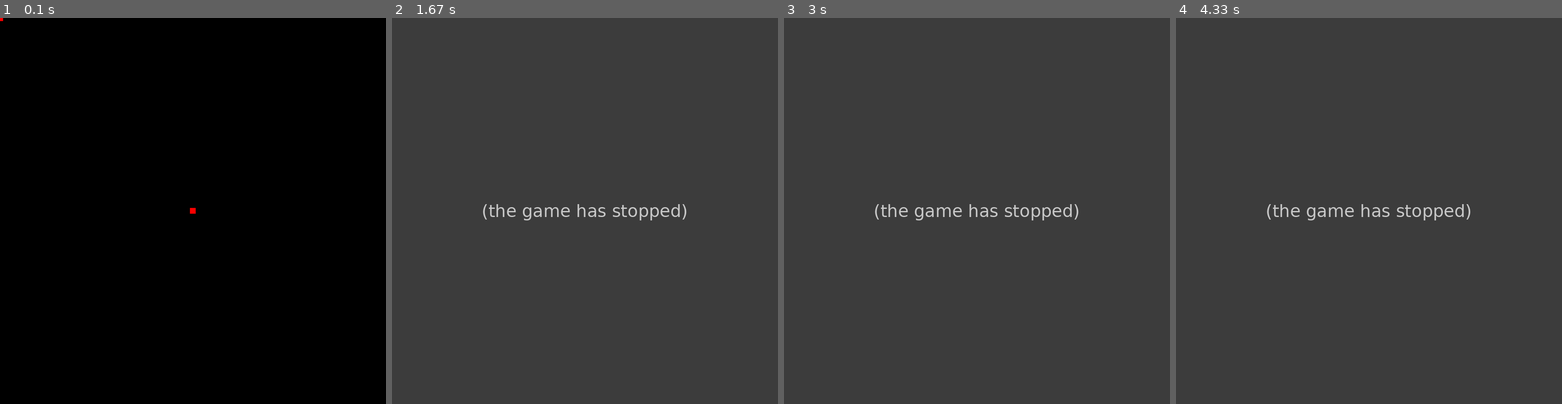
Above: before the commit, frames 1-4 (left to right).
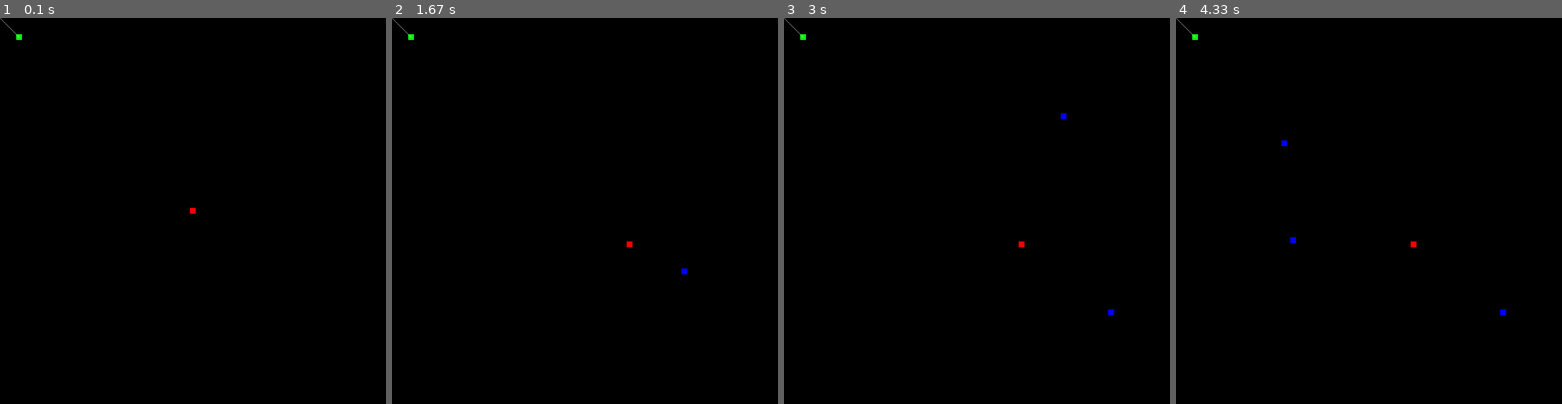
Above: after the commit, the same moments.

Repository: SPYunderscore08/pygame-curves
Game: pygame game, started from main.py
The game is run twice, just before and just after one commit, with the same random seed, the same clock (stepped at 60 frames per second) and the same inputs.
Inputs (mouse positions are in pixels of both pictures, inside the frame that each line leads up to):
- Up to frame 1 (0.1 s): no input
- Up to frame 2 (1.67 s): click (585, 211) at 0.38 s; press the mouse at (585, 211) at 0.7 s; move the mouse to (608, 226) at 0.8 s; release the mouse at (631, 245) at 0.93 s; right-click (685, 272) at 1.55 s
- Up to frame 3 (3 s): press the mouse at (1077, 272) at 1.87 s; move the mouse to (1092, 292) at 1.97 s; release the mouse at (1112, 311) at 2.1 s; right-click (1061, 114) at 2.72 s
- Up to frame 4 (4.33 s): press the mouse at (1453, 114) at 3.03 s; move the mouse to (1369, 129) at 3.13 s; release the mouse at (1284, 141) at 3.27 s; right-click (1291, 241) at 4.05 s

The runs differ from the first frame. In frame 1, less than 0.1% of the frame differs, in the area x 0-6%, y 0-6%; in frame 2, 100%, in the area x 0-100%, y 0-100%; in frame 3, 100%; in frame 4, 100%.
Before the commit the program exited at 1.55 s; later frames show no game.

Commit message:
rewrote Point class to enable true reference programming

Diff:
--- a/Color.py
+++ b/Color.py
@@ -1,4 +1,5 @@
 WHITE = (255, 255, 255)
 BlACK = (0, 0, 0)
 RED = (255, 0, 0)
+GREEN = (0, 255, 0)
 BLUE = (0, 0, 255)
--- a/Path.py
+++ b/Path.py
@@ -8,30 +8,37 @@
         self.node_vicinity = node_vicinity
         self.nodes = [self.start, self.end]
 
-    def calculate_path(self, precision: int) -> list: # percentual change; ratio is the parameter
-        start_to_end_x = self.end.position.x - self.start.position.x
-        start_to_end_y = self.end.position.y - self.start.position.y
-        calculation_vector = Vector(Point(start_to_end_x * precision, start_to_end_y * precision), self.start.position)
+    def calculate_path(self, precision: float) -> list: # percentual change; ratio is the parameter
+        percent_per_node = len(self.nodes) - 1
+        vector_list = []
+        forces = [] * percent_per_node
+        calculation_point = self.nodes[0].position
+        calculation_vector = Vector(Point(0, 0), Point(0, 0))
+        """
+        for count in range(precision):
+            calculation_vector = Vector(Point(0, 0), Point(0, 0))
+            for node in self.nodes[2:]:
+                calculation_vector.add(node.position.multiply(Point(count, count)))
 
-        line_list = []
+            vector_list.append(calculation_vector)
+        """
 
-        precision_counter = 0
+        calculation_point = self.nodes[0].position
+        calculation_vector = Vector(Point(0, 0), calculation_point)
 
-        while precision_counter < precision:
+        vector_list.append(
+            calculation_vector
+        )
 
-            for node in self.nodes:
-                calculation_vector.add(Point((node.position.x - calculation_vector.location.x) * precision, (node.position.y - calculation_vector.location.y) * precision))
+        return vector_list
 
-            calculation_vector.add(Point(precision, precision))
+    """
+    for _ in range(100):
+        vector.components reset to 0
 
-            line_list.append(
-                (
-                    calculation_vector.location.to_tuple(),
-                    calculation_vector.components.to_tuple()
-                )
-            )
+        for node in nodes:
+            vector.components add with (node.position - vector.location multiply with "precision")
 
-            calculation_vector.location = calculation_vector.components
-            precision_counter += 1
+        vector.location add with vector.components
 
-        return line_list
+    """
--- a/Point.py
+++ b/Point.py
@@ -7,13 +7,36 @@
         return self.x, self.y
 
     def add(self, point):
+        self.x += point.x
+        self.y += point.y
+        return self
+
+    def subtract(self, point, copy=False):
+        if copy:
+            return Point(
+                self.x - point.x,
+                self.y - point.y
+            )
+        self.x -= point.x
+        self.y -= point.y
+        return self
+
+    def multiply(self, point):
+        self.x *= point.x
+        self.y *= point.y
+        return self
+
+    def divide(self, point):
+        self.x = self.x / point.x
+        self.y = self.y / point.y
+        return self
+
+    @staticmethod
+    def calculate_midpoint(start_point, end_point):
+        return end_point.subtract(start_point, True).divide(2, 2)
+
+    def __copy__(self):
         return Point(
-            self.x + point.x,
-            self.y + point.y
+            self.x,
+            self.y
         )
-
-    def subtract(self, point):
-        return Point(
-            self.x - point.x,
-            self.y - point.y
-        )
--- a/Simulation.py
+++ b/Simulation.py
@@ -34,7 +34,7 @@
                         dragging_node = self.alter_simulation()
 
                     if event.button == 3:
-                        self.path.nodes.insert(Node(Point(pygame.mouse.get_pos()[0], pygame.mouse.get_pos()[1])), -2)
+                        self.path.nodes.insert(-1, Node(Point(pygame.mouse.get_pos()[0], pygame.mouse.get_pos()[1])))
                         self.window.draw_path(self.path)
 
                 if event.type == pygame.MOUSEBUTTONUP:
@@ -64,7 +64,7 @@
         position = Point(pygame.mouse.get_pos()[0], pygame.mouse.get_pos()[1])
 
         for node in self.path.nodes:
-            tmp_point = node.position.subtract(position)
+            tmp_point = node.position.subtract(position, True)
             if abs(tmp_point.x) <= self.path.node_vicinity // 2 and abs(tmp_point.y) <= self.path.node_vicinity // 2:
        #         node.position = position
                 return node
--- a/Vector.py
+++ b/Vector.py
@@ -22,3 +22,6 @@
 
         self.components.x = avg_x
         self.components.y = avg_y
+
+    def __copy__(self):
+        return Vector(self.components, self.location)
--- a/Window.py
+++ b/Window.py
@@ -19,29 +19,45 @@
 
 
     def draw_path(self, path: Path, highlight_node = None):
-        line_list = path.calculate_path(100)
+        line_list = path.calculate_path(0.2)
+
+        vicinity_point = Point(path.node_vicinity, path.node_vicinity).divide(Point(2, 2))
+        vicinity_tuple = (path.node_vicinity, path.node_vicinity)
 
         self.screen.fill(BlACK)
 
-        pygame.draw.rect(self.screen, RED, path.start.position.subtract(
-            Point(path.node_vicinity / 2, path.node_vicinity / 2)
-        ).to_tuple() + (path.node_vicinity, path.node_vicinity))
+        print(path.start.position.subtract(vicinity_point, True))
+        pygame.draw.rect(
+            self.screen,
+            GREEN,
+            path.start.position.subtract(vicinity_point, True).to_tuple() + vicinity_tuple
+        )
 
-        pygame.draw.rect(self.screen, RED, path.end.position.subtract(
-            Point(path.node_vicinity / 2, path.node_vicinity / 2)
-        ).to_tuple() + (path.node_vicinity, path.node_vicinity))
+        pygame.draw.rect(
+            self.screen,
+            RED,
+            path.end.position.subtract(vicinity_point, True).to_tuple() + vicinity_tuple
+        )
 
-        for node in path.nodes[2:]:
-            pygame.draw.rect(self.screen, BLUE, node.position.subtract(
-                Point(path.node_vicinity / 2, path.node_vicinity / 2)
-            ).to_tuple() + (path.node_vicinity, path.node_vicinity))
+        for node in path.nodes[1:-1]:
+            pygame.draw.rect(
+                self.screen,
+                BLUE,
+                node.position.subtract(vicinity_point, True).to_tuple() + vicinity_tuple
+            )
+
 
         for line in line_list:
-            pass
+            pygame.draw.line(self.screen, WHITE, line.location.to_tuple(), line.components.to_tuple(), 1)
             #pygame.draw.line(self.screen, WHITE, line[0], line[1], 1)
         if highlight_node is not None:
-            pygame.draw.rect(self.screen, WHITE, highlight_node.position.subtract(
-                Point(path.node_vicinity / 2 + 5, path.node_vicinity / 2 + 5)
-            ).to_tuple() + (path.node_vicinity + 10, path.node_vicinity + 10), 2)
+            pygame.draw.rect(
+                self.screen,
+                WHITE,
+                highlight_node.position.subtract(
+                    vicinity_point.add(Point(5, 5)), True
+                ).to_tuple() + (path.node_vicinity + 10, path.node_vicinity + 10),
+                2
+            )
 
         pygame.display.flip()
--- a/main.py
+++ b/main.py
@@ -6,7 +6,7 @@
         1000,
         1000,
         "Drawing curves, but cool",
-        Node(Point(0, 0)),
+        Node(Point(50, 50)),
         Node(Point(500, 500)),
         15
     )
